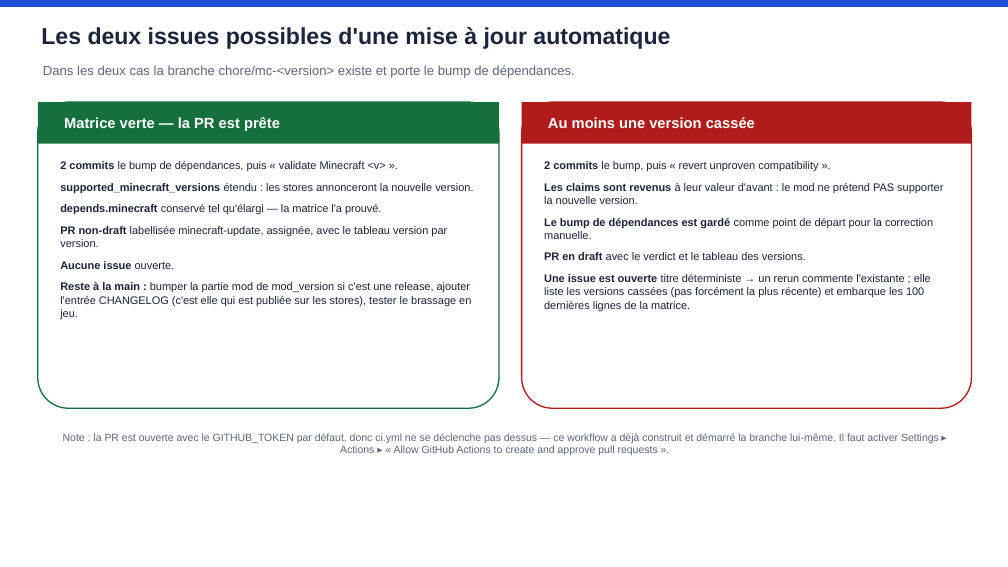
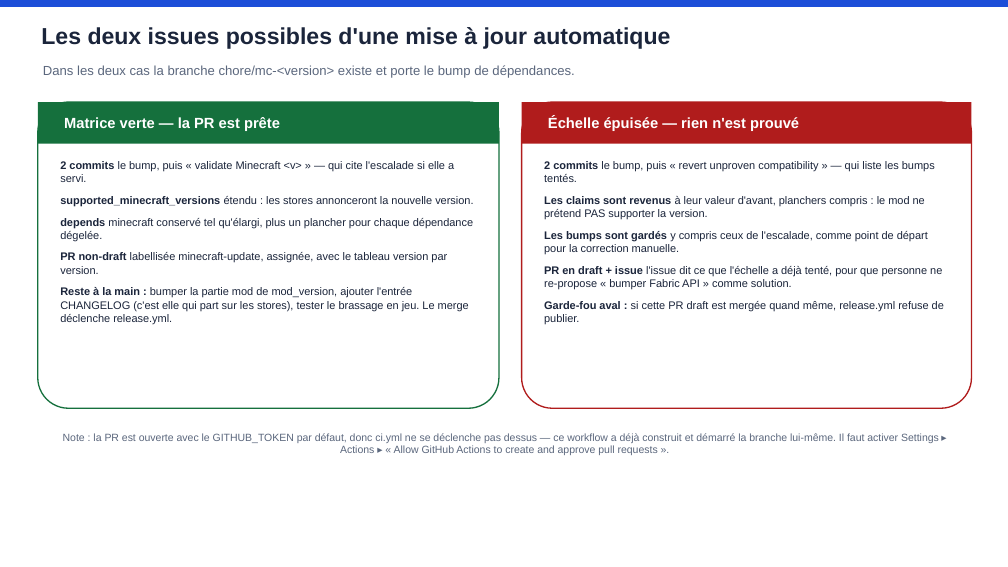
Before and after one commit to spatulox-minecraft/ExtendedTimePotion, a slide deck: slide 14 of docs/ci-architecture.pptx (slide 13 before the commit). Drawn at 1008x567 pixels with LibreOffice and Linux fonts; fonts in the diff are those of the drawing. Boxes give left, top, right and bottom in pixels: in the first picture for what was removed or moved away, otherwise in the second. Text is boxed around its words. In the diff, an @@ line names an element or a change of style, - is before the commit and + after.

```diff
--- a/docs/ci-architecture.pptx
+++ b/docs/ci-architecture.pptx
@@ text at bbox=[548, 116, 799, 131]: text changed @@
-Au moins une version cassée
+Échelle épuisée — rien n'est prouvé
@@ text at bbox=[60, 161, 454, 182]: text changed @@
-2 commits le bump de dépendances, puis « validate Minecraft <v> ».
+2 commits le bump, puis « validate Minecraft <v> » — qui cite l'escalade si elle a servi.
@@ text at bbox=[544, 161, 944, 324]: text changed @@
-2 commits le bump, puis « revert unproven compatibility ».
-Les claims sont revenus à leur valeur d'avant : le mod ne prétend PAS supporter la nouvelle version.
-Le bump de dépendances est gardé comme point de départ pour la correction manuelle.
-PR en draft avec le verdict et le tableau des versions.
-Une issue est ouverte titre déterministe → un rerun commente l'existante ; elle liste les versions cassées (pas forcément la plus récente) et embarque les 100 dernières lignes de la matrice.
+2 commits le bump, puis « revert unproven compatibility » — qui liste les bumps tentés.
+Les claims sont revenus à leur valeur d'avant, planchers compris : le mod ne prétend PAS supporter la version.
+Les bumps sont gardés y compris ceux de l'escalade, comme point de départ pour la correction manuelle.
+PR en draft + issue l'issue dit ce que l'échelle a déjà tenté, pour que personne ne re-propose « bumper Fabric API » comme solution.
+Garde-fou aval : si cette PR draft est mergée quand même, release.yml refuse de publier.
@@ text at bbox=[60, 218, 473, 241]: text changed @@
-depends.minecraft conservé tel qu'élargi — la matrice l'a prouvé.
+depends minecraft conservé tel qu'élargi, plus un plancher pour chaque dépendance dégelée.
@@ text at bbox=[60, 287, 469, 324]: text changed @@
-Aucune issue ouverte.
-Reste à la main : bumper la partie mod de mod_version si c'est une release, ajouter l'entrée CHANGELOG (c'est elle qui est publiée sur les stores), tester le brassage en jeu.
+Reste à la main : bumper la partie mod de mod_version, ajouter l'entrée CHANGELOG (c'est elle qui part sur les stores), tester le brassage en jeu. Le merge déclenche release.yml.
```
Also in this commit, not shown: 11 other slides changed, 2 slides added, 1 slide removed.
